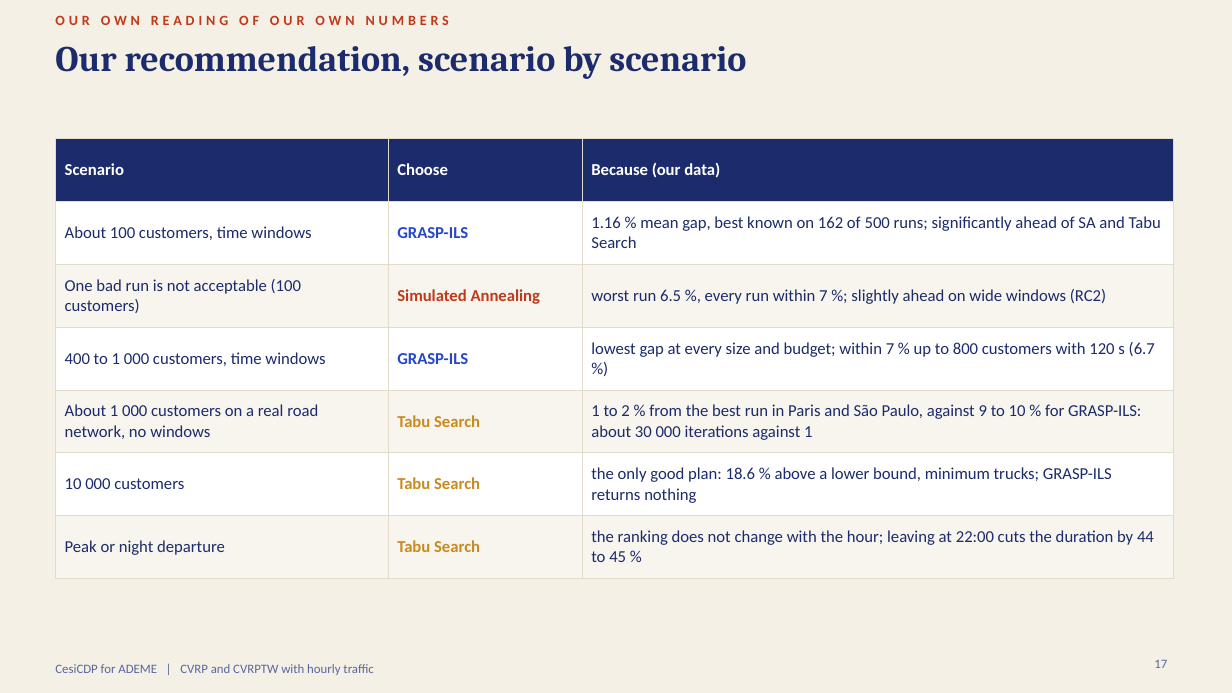
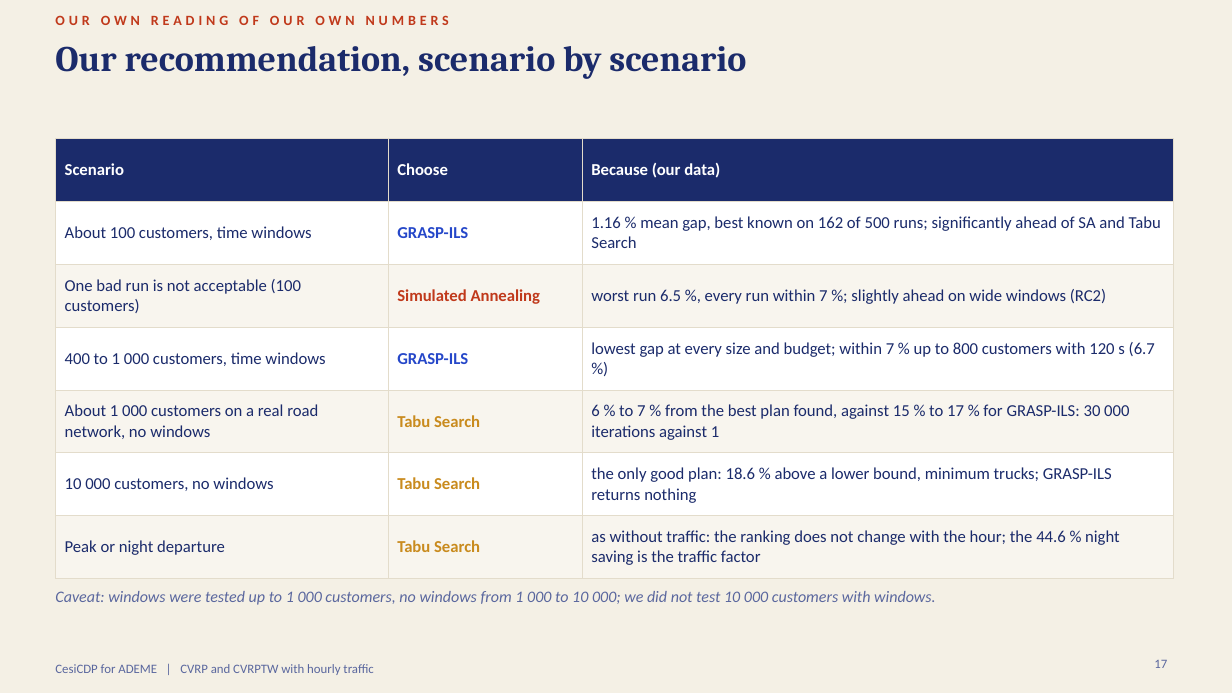
Before and after one commit to zzaved/cesi-cvrp-metaheuristics, a slide deck: slide 17 of presentation/cvrp_final_presentation.pptx. Drawn at 1232x693 pixels with LibreOffice and Linux fonts; fonts in the diff are those of the drawing. Boxes give left, top, right and bottom in pixels: in the first picture for what was removed or moved away, otherwise in the second. Text is boxed around its words. In the diff, an @@ line names an element or a change of style, - is before the commit and + after.

Commit message:
feat(presentation): limit chart from 1 000 to 10 000, honest night slide, corrected city gaps and Q and A

```diff
--- a/presentation/cvrp_final_presentation.pptx
+++ b/presentation/cvrp_final_presentation.pptx
@@ table at [55,139,1174,569] @@
-row 5, column 3: 1 to 2 % from the best run in Paris and São Paulo, against 9 to 10 % for GRASP-ILS: about 30 000 iterations against 1
+row 5, column 3: 6 % to 7 % from the best plan found, against 15 % to 17 % for GRASP-ILS: 30 000 iterations against 1
-row 6, column 1: 10 000 customers
+row 6, column 1: 10 000 customers, no windows
-row 7, column 3: the ranking does not change with the hour; leaving at 22:00 cuts the duration by 44 to 45 %
+row 7, column 3: as without traffic: the ranking does not change with the hour; the 44.6 % night saving is the traffic factor
@@ text added at [55,591,935,605], 12.5 pt, text #5A679E, italic @@
+Caveat: windows were tested up to 1 000 customers, no windows from 1 000 to 10 000; we did not test 10 000 customers with windows.
```
Also in this commit, not shown: 6 other slides changed, 4 other files.
